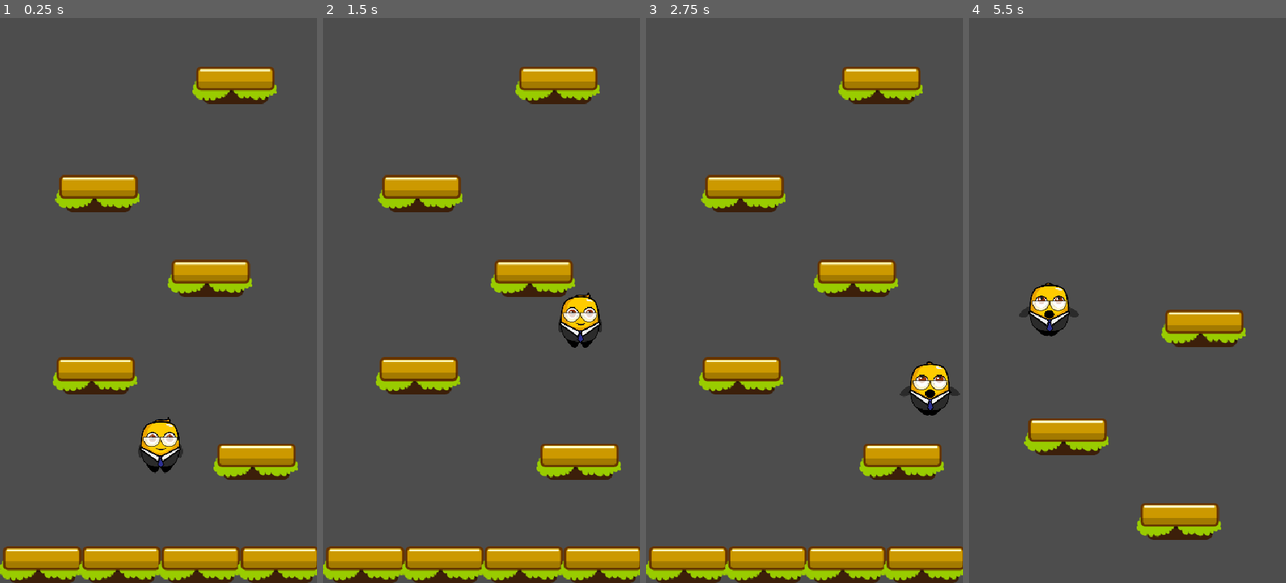
Above: before the commit, frames 1-4 (left to right).
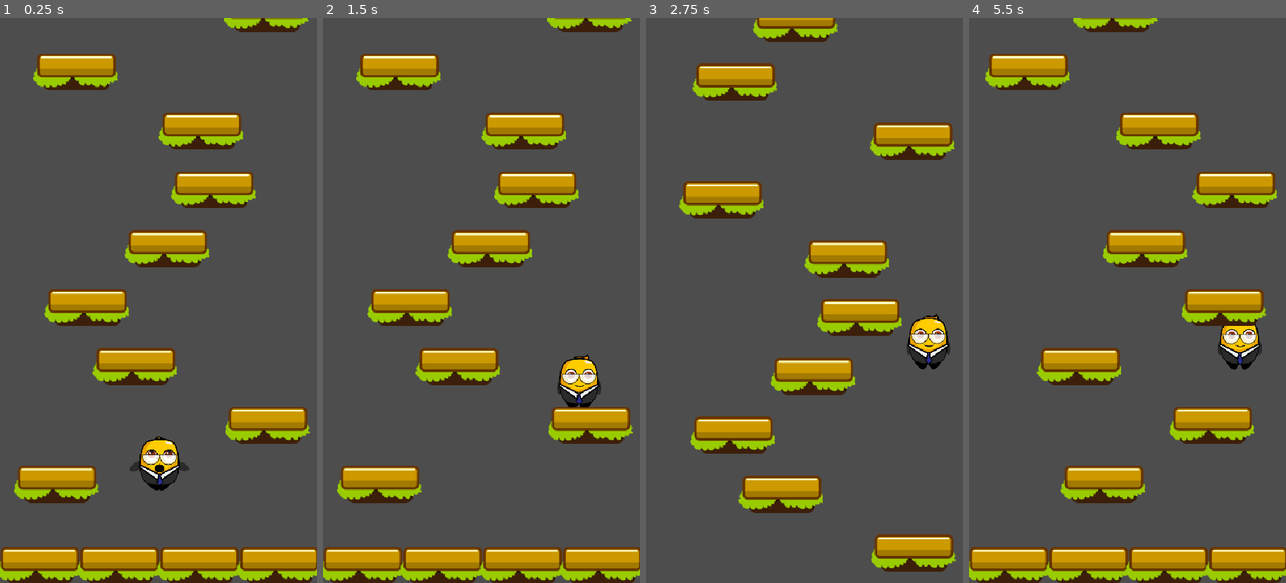
Above: after the commit, the same moments.

Repository: woliveiras/jumper-jam
Game: Godot game, scene res://scenes/game.tscn
Two runs of this game, one before a commit and one after it. Both use one fixed random seed, a clock stepped at 60 frames per second and the inputs below.
Inputs:
- Up to frame 1 (0.25 s): no input
- Up to frame 2 (1.5 s): hold D (move_right) 0.53-1.28 s; hold A (move_left) from 1.28 s (still down)
- Up to frame 3 (2.75 s): release A (move_left) at 2.03 s; hold D (move_right) from 2.03 s (still down)
- Up to frame 4 (5.5 s): release D (move_right) at 3.53 s; hold A (move_left) from 3.53 s (still down); tap R (reset, bound only after the commit) at 4.15 s

The runs differ from the first frame. In frame 1, 24% of the frame differs, in the area x 0-100%, y 0-100%; in frame 2, 24%; in frame 3, 29%; in frame 4, 25%.

Commit message:
create levels

Diff:
--- a/project.godot
+++ b/project.godot
@@ -37,6 +37,16 @@
 , Object(InputEventKey,"resource_local_to_scene":false,"resource_name":"","device":-1,"window_id":0,"alt_pressed":false …(186 unchanged characters)…
 ]
 }
+quit={
+"deadzone": 0.2,
+"events": [Object(InputEventKey,"resource_local_to_scene":false,"resource_name":"","device":-1,"window_id":0,"alt_pressed":false,"shift_pressed":false,"ctrl_pressed":false,"meta_pressed":false,"pressed":false,"keycode":0,"physical_keycode":4194305,"key_label":0,"unicode":0,"location":0,"echo":false,"script":null)
+]
+}
+reset={
+"deadzone": 0.2,
+"events": [Object(InputEventKey,"resource_local_to_scene":false,"resource_name":"","device":-1,"window_id":0,"alt_pressed":false,"shift_pressed":false,"ctrl_pressed":false,"meta_pressed":false,"pressed":false,"keycode":0,"physical_keycode":82,"key_label":0,"unicode":114,"location":0,"echo":false,"script":null)
+]
+}
 
 [input_devices]
 
--- a/scenes/game.tscn
+++ b/scenes/game.tscn
@@ -1,38 +1,12 @@
-[gd_scene load_steps=4 format=3 uid="uid://bn7oowtysw67o"]
+[gd_scene load_steps=3 format=3 uid="uid://bn7oowtysw67o"]
 
 [ext_resource type="Script" uid="uid://1htmcrnxws5s" path="res://scripts/game.gd" id="1_uwrxv"]
 [ext_resource type="PackedScene" uid="uid://bb64ys7uax048" path="res://scenes/player.tscn" id="2_yqjtg"]
-[ext_resource type="PackedScene" uid="uid://b1pbf8onmc31f" path="res://scenes/platform.tscn" id="3_lnu2h"]
 
 [node name="Game" type="Node2D"]
 script = ExtResource("1_uwrxv")
 
 [node name="Player" parent="." instance=ExtResource("2_yqjtg")]
-position = Vector2(272, 742)
+position = Vector2(270, 893)
 
-[node name="Platform" parent="." instance=ExtResource("3_lnu2h")]
-position = Vector2(4, 897)
-
-[node name="Platform2" parent="." instance=ExtResource("3_lnu2h")]
-position = Vector2(139, 897)
-
-[node name="Platform3" parent="." instance=ExtResource("3_lnu2h")]
-position = Vector2(274, 897)
-
-[node name="Platform4" parent="." instance=ExtResource("3_lnu2h")]
-position = Vector2(409, 897)
-
-[node name="Platform5" parent="." instance=ExtResource("3_lnu2h")]
-position = Vector2(369, 722)
-
-[node name="Platform6" parent="." instance=ExtResource("3_lnu2h")]
-position = Vector2(95, 576)
-
-[node name="Platform7" parent="." instance=ExtResource("3_lnu2h")]
-position = Vector2(291, 410)
-
-[node name="Platform8" parent="." instance=ExtResource("3_lnu2h")]
-position = Vector2(100, 266)
-
-[node name="Platform9" parent="." instance=ExtResource("3_lnu2h")]
-position = Vector2(333, 82)
+[node name="Platforms" type="Node2D" parent="."]
--- a/scripts/game.gd
+++ b/scripts/game.gd
@@ -1,12 +1,52 @@
 extends Node2D
 
+@onready var platforms = $Platforms
+
 var camera_scene = preload("res://scenes/game_camera.tscn")
+var platform_scene = preload("res://scenes/platform.tscn")
+
 var camera = null
+var start_platform_y
+var y_distance_between_platforms = 100
+var level_size = 50
 
 func _ready() -> void:
 	camera = camera_scene.instantiate()
 	camera.setup_camera($Player)
 	add_child(camera)
 
+	# Generate the ground
+	var viewport_size = get_viewport_rect().size
+	var platform_width = 136
+	var ground_layer_y_offset = 62
+	var ground_layer_platform_count = (viewport_size.x / platform_width) + 1 # +1 is the gap
+
+	for i in range(ground_layer_platform_count):
+		var ground_location = Vector2(i * platform_width, viewport_size.y - ground_layer_y_offset)
+		create_platform(ground_location)
+
+	# Generate levels
+	start_platform_y = viewport_size.y - (y_distance_between_platforms * 2)
+	for i in range(level_size):
+		var max_x_position = viewport_size.x - platform_width
+		var random_x = randf_range(0.0, max_x_position)
+		var location: Vector2
+
+		location.x = random_x
+		location.y = start_platform_y - (y_distance_between_platforms * i)
+
+		create_platform(location)
+
 func _process(delta: float) -> void:
-	pass
+	if Input.is_action_just_pressed("quit"):
+		get_tree().quit()
+
+	if Input.is_action_just_pressed("reset"):
+		get_tree().reload_current_scene()
+
+
+func create_platform(location: Vector2):
+	var platform = platform_scene.instantiate()
+	platform.global_position = location
+	platforms.add_child(platform)
+	return platform
